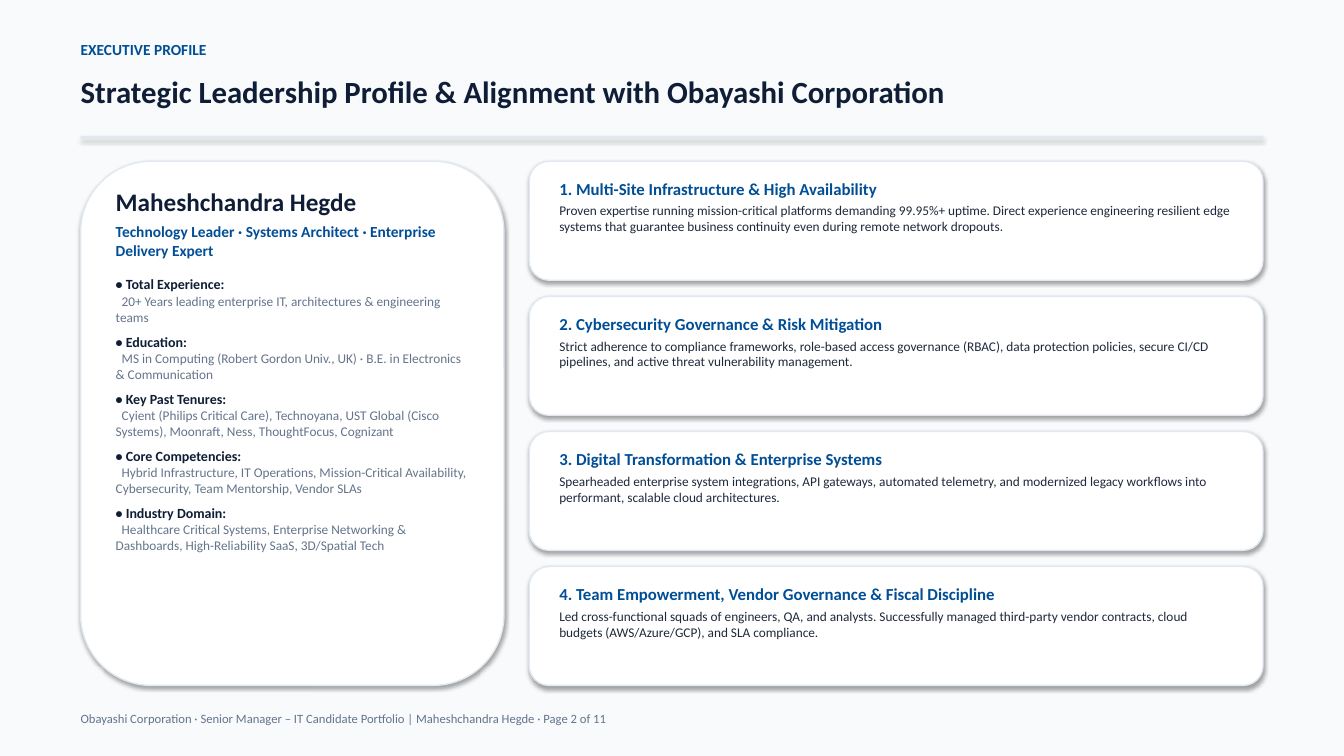
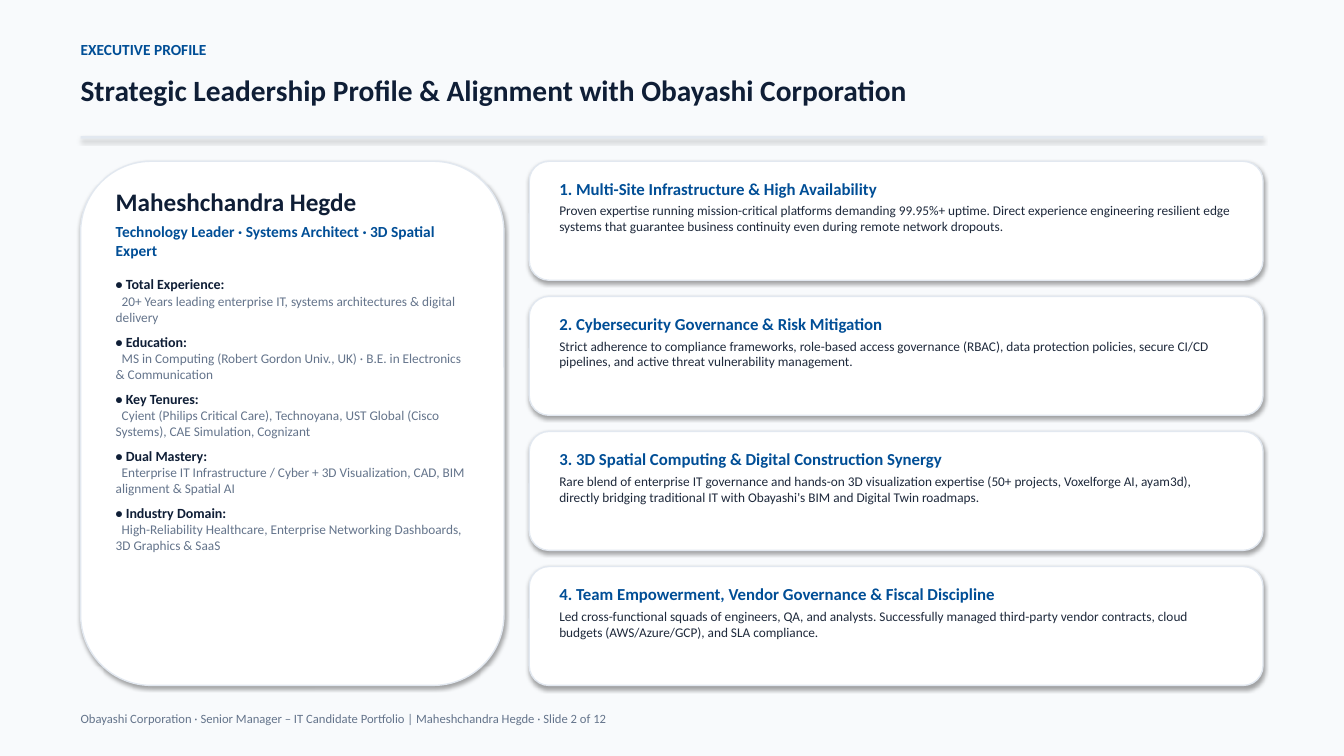
Before and after one commit to hegdemahesh/hegdemahesh.github.io, a slide deck: slide 2 of obayashi_it_presentation/Obayashi_Senior_Manager_IT_Presentation_Maheshchandra_Hegde.pptx. Drawn at 1344x756 pixels with LibreOffice and Linux fonts; fonts in the diff are those of the drawing. Boxes give left, top, right and bottom in pixels: in the first picture for what was removed or moved away, otherwise in the second. Text is boxed around its words. In the diff, an @@ line names an element or a change of style, - is before the commit and + after.

```diff
--- a/obayashi_it_presentation/Obayashi_Senior_Manager_IT_Presentation_Maheshchandra_Hegde.pptx
+++ b/obayashi_it_presentation/Obayashi_Senior_Manager_IT_Presentation_Maheshchandra_Hegde.pptx
@@ text "Strategic Leadership Profile & Alignment ..." at (81,80,906,106): size 22 to 21 pt @@
@@ text at (116,226,434,259): text changed @@
-Technology Leader · Systems Architect · Enterprise Delivery Expert
+Technology Leader · Systems Architect · 3D Spatial Expert
@@ text at (116,297,455,324): text changed @@
-20+ Years leading enterprise IT, architectures & engineering teams
+20+ Years leading enterprise IT, systems architectures & digital delivery
@@ text at (116,395,465,495): text changed @@
-• Key Past Tenures:
-Cyient (Philips Critical Care), Technoyana, UST Global (Cisco Systems), Moonraft, Ness, ThoughtFocus, Cognizant
-• Core Competencies:
-Hybrid Infrastructure, IT Operations, Mission-Critical Availability, Cybersecurity, Team Mentorship, Vendor SLAs
+• Key Tenures:
+Cyient (Philips Critical Care), Technoyana, UST Global (Cisco Systems), CAE Simulation, Cognizant
+• Dual Mastery:
+Enterprise IT Infrastructure / Cyber + 3D Visualization, CAD, BIM alignment & Spatial AI
@@ text at (559,453,1191,505): text changed @@
-3. Digital Transformation & Enterprise Systems
-Spearheaded enterprise system integrations, API gateways, automated telemetry, and modernized legacy workflows into performant, scalable cloud architectures.
+3. 3D Spatial Computing & Digital Construction Synergy
+Rare blend of enterprise IT governance and hands-on 3D visualization expertise (50+ projects, Voxelforge AI, ayam3d), directly bridging traditional IT with Obayashi's BIM and Digital Twin roadmaps.
@@ text at (116,525,462,552): text changed @@
-Healthcare Critical Systems, Enterprise Networking & Dashboards, High-Reliability SaaS, 3D/Spatial Tech
+High-Reliability Healthcare, Enterprise Networking Dashboards, 3D Graphics & SaaS
@@ text at (81,714,606,725): text changed @@
-Obayashi Corporation · Senior Manager – IT Candidate Portfolio | Maheshchandra Hegde · Page 2 of 11
+Obayashi Corporation · Senior Manager – IT Candidate Portfolio | Maheshchandra Hegde · Slide 2 of 12
```
Also in this commit, not shown: 10 other slides changed, 1 slide added, 7 other files.
